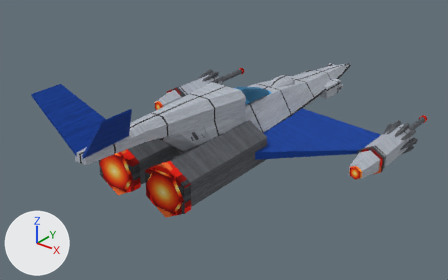
Before and after pictures for a commit that changed the Blender file tools/lowforge/models/kite.blend.
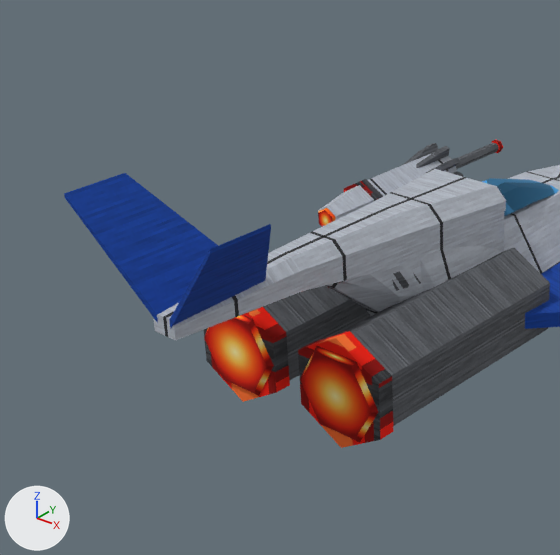
There are two pictures of each version: one whole from a 50 mm lens placed at (88.0, -128.6, 65.9), pointed at (-0.9, -17.5, -3.0), one close up on the part from 0% to 61% of the width and 0% to 96% of the height. Arrows for +X, +Y and +Z are at lower left; the lights stay in place. The first two pictures are the older version.

Objects in the first close-up: 'booster', 'booster.001', 'booster_ring', 'booster_ring.001', 'driver', 'exhaust', 'exhaust.001', 'fuselage', 'stabiliser', 'stabiliser.001', 'tail_boom', 'tail_root', 'tail_vent.003', 'tail_vent.004', 'tail_vent.005' and 12 more.
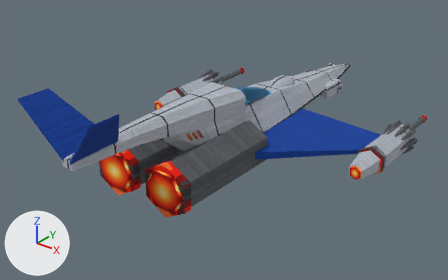
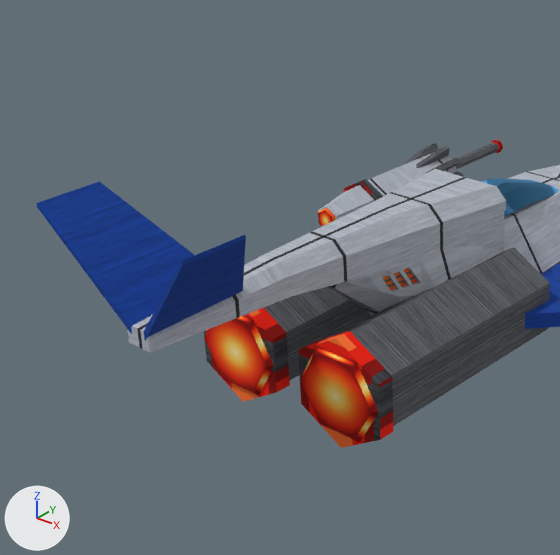
Not visible in the close-ups: 'tail_vent_slat.007', 'tail_vent_slat.011'.

What differs and where, as boxes (x1, y1, x2, y2) in the close-ups (560 x 555 px; the box of a moved part takes in the faces that stretch with it):
'tail_boom', reshaped (7% wider, 7% taller)
    before: (154, 169, 505, 340)
    after: (128, 169, 505, 352)
'stabiliser', moved
    before: (64, 173, 218, 323)
    after: (36, 181, 195, 334)
'stabiliser.001', moved
    before: (169, 224, 271, 329)
    after: (144, 235, 246, 340)
'tail_vent.004', deleted
    before: (393, 271, 409, 289)
'tail_vent_glow.005', added
    after: (383, 275, 396, 290)
'tail_vent_glow.004', added (mostly hidden)
    after: (393, 272, 407, 287)
'tail_vent_glow.003', added
    after: (404, 268, 418, 283)
'tail_vent.005', deleted
    before: (392, 279, 399, 291)
'tail_vent.003', deleted
    before: (414, 274, 421, 284)
'tail_vent_slat.010', added
    after: (388, 284, 395, 287)
'tail_vent_slat.006', added
    after: (409, 277, 416, 280)
'tail_vent_slat.008', added
    after: (399, 280, 405, 284)
'tail_vent_slat.009', added
    after: (396, 275, 402, 278)
part 1 of me_tail_boom, moved or reshaped
    before: (154, 224, 350, 340)
    after: (128, 223, 405, 352)

What changed in the scene script:
```text
Change me_tail_boom:
    remove me_tail_boom.from_pydata(...)  # 24 vertices, 20 faces; spans x -6.0..6.0, y -63.0..-18.0, z 4.0..12.5
    add me_tail_boom.from_pydata(...)  # 24 vertices, 20 faces; spans x -6.0..6.0, y -66.0..-18.0, z 4.0..12.5
    me_tail_boom part 1: all 12 vertices in x -2.5..2.5, y -63.0..-47.5, z 9.0..12.5 are scaled about their middle by (1, 1.1, 1), then moved by (0.0, -2.3, 0.0)
Change me_stabiliser:
    remove me_stabiliser.from_pydata(...)  # 8 vertices, 6 faces; spans x -10.12..-0.9, y -65.0..-51.0, z 10.5..21.93
    add me_stabiliser.from_pydata(...)  # 8 vertices, 6 faces; spans x -10.12..-0.9, y -68.0..-54.0, z 10.5..21.93
    me_stabiliser part 2: the whole mesh is moved by (0.0, -3.0, 0.0)
Change me_stabiliser_001:
    remove me_stabiliser_001.from_pydata(...)  # 8 vertices, 6 faces; spans x 0.9..10.12, y -65.0..-51.0, z 10.5..21.93
    add me_stabiliser_001.from_pydata(...)  # 8 vertices, 6 faces; spans x 0.9..10.12, y -68.0..-54.0, z 10.5..21.93
    me_stabiliser_001 part 3: the whole mesh is moved by (0.0, -3.0, 0.0)
Remove ob_tail_vent_003:
    ob_tail_vent_003 = bpy.data.objects.new('tail_vent.003', me_tail_vent_003)
Remove ob_tail_vent_004:
    ob_tail_vent_004 = bpy.data.objects.new('tail_vent.004', me_tail_vent_004)
Remove ob_tail_vent_005:
    ob_tail_vent_005 = bpy.data.objects.new('tail_vent.005', me_tail_vent_005)
Add ob_tail_vent_slat_011:
    ob_tail_vent_slat_011 = bpy.data.objects.new('tail_vent_slat.011', me_tail_vent_slat_011)  # 8 vertices, 6 faces; spans x 3.072..3.412, y -35.833..-34.933, z 5.853..6.013; in mat_steel_dark (picture img_dark)
    ob_tail_vent_slat_011.location = (0.0, 0.0, 0.0)
Add ob_tail_vent_slat_010:
    ob_tail_vent_slat_010 = bpy.data.objects.new('tail_vent_slat.010', me_tail_vent_slat_010)  # 8 vertices, 6 faces; spans x 3.098..3.452, y -35.367..-34.467, z 5.087..5.247; in mat_steel_dark (picture img_dark)
    ob_tail_vent_slat_010.location = (0.0, 0.0, 0.0)
Add ob_tail_vent_glow_005:
    ob_tail_vent_glow_005 = bpy.data.objects.new('tail_vent_glow.005', me_tail_vent_glow_005)  # 8 vertices, 6 faces; spans x 2.92..3.25, y -36.26..-34.04, z 4.44..6.66; in mat_amber_glow (picture img_glow)
    ob_tail_vent_glow_005.location = (0.0, 0.0, 0.0)
Add ob_tail_vent_slat_009:
    ob_tail_vent_slat_009 = bpy.data.objects.new('tail_vent_slat.009', me_tail_vent_slat_009)  # 8 vertices, 6 faces; spans x 3.365..3.675, y -34.433..-33.533, z 5.853..6.013; in mat_steel_dark (picture img_dark)
    ob_tail_vent_slat_009.location = (0.0, 0.0, 0.0)
Add ob_tail_vent_slat_008:
    ob_tail_vent_slat_008 = bpy.data.objects.new('tail_vent_slat.008', me_tail_vent_slat_008)  # 8 vertices, 6 faces; spans x 3.42..3.776, y -33.967..-33.067, z 5.087..5.247; in mat_steel_dark (picture img_dark)
    ob_tail_vent_slat_008.location = (0.0, 0.0, 0.0)
Add ob_tail_vent_glow_004:
    ob_tail_vent_glow_004 = bpy.data.objects.new('tail_vent_glow.004', me_tail_vent_glow_004)  # 8 vertices, 6 faces; spans x 3.18..3.64, y -34.86..-32.64, z 4.44..6.66; in mat_amber_glow (picture img_glow)
    ob_tail_vent_glow_004.location = (0.0, 0.0, 0.0)
Add ob_tail_vent_slat_007:
    ob_tail_vent_slat_007 = bpy.data.objects.new('tail_vent_slat.007', me_tail_vent_slat_007)  # 8 vertices, 6 faces; spans x 3.644..3.949, y -33.033..-32.133, z 5.853..6.013; in mat_steel_dark (picture img_dark)
    ob_tail_vent_slat_007.location = (0.0, 0.0, 0.0)
Add ob_tail_vent_slat_006:
    ob_tail_vent_slat_006 = bpy.data.objects.new('tail_vent_slat.006', me_tail_vent_slat_006)  # 8 vertices, 6 faces; spans x 3.759..4.095, y -32.567..-31.667, z 5.087..5.247; in mat_steel_dark (picture img_dark)
    ob_tail_vent_slat_006.location = (0.0, 0.0, 0.0)
Add ob_tail_vent_glow_003:
    ob_tail_vent_glow_003 = bpy.data.objects.new('tail_vent_glow.003', me_tail_vent_glow_003)  # 8 vertices, 6 faces; spans x 3.4..3.99, y -33.46..-31.24, z 4.44..6.66; in mat_amber_glow (picture img_glow)
    ob_tail_vent_glow_003.location = (0.0, 0.0, 0.0)
```
